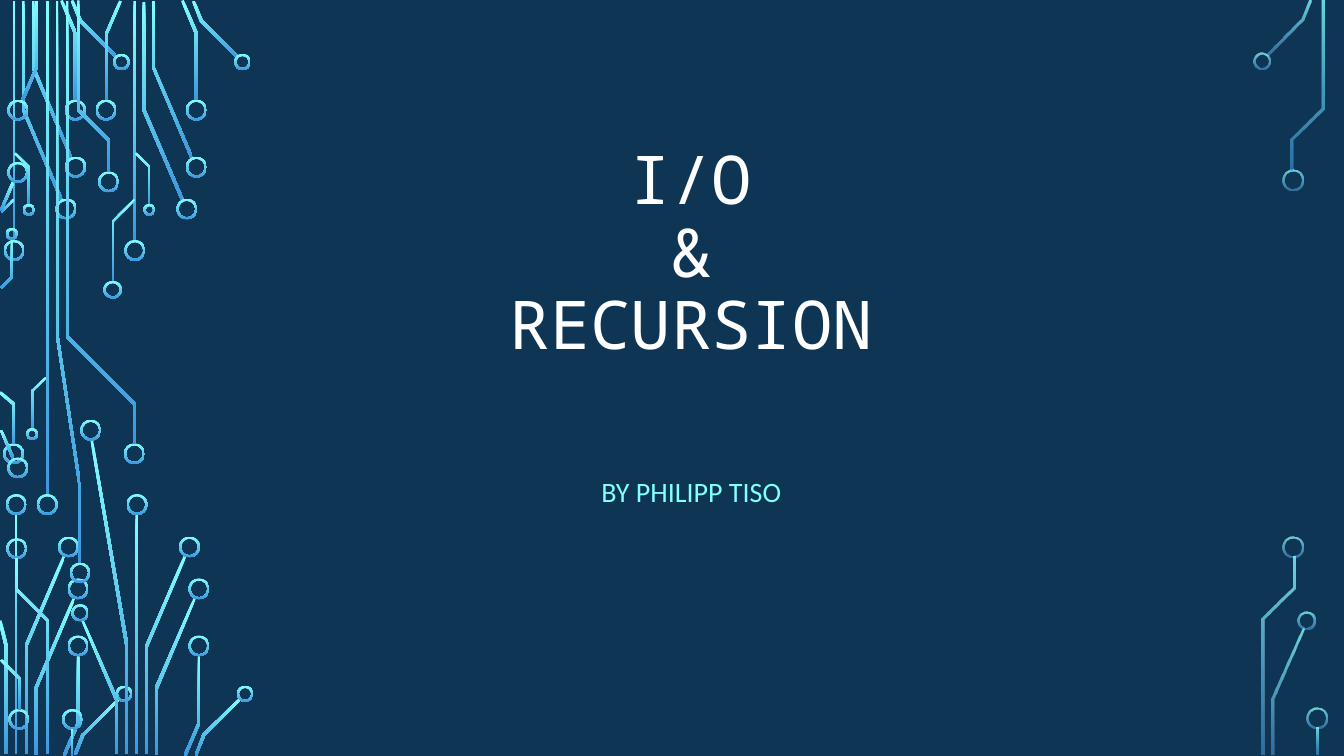
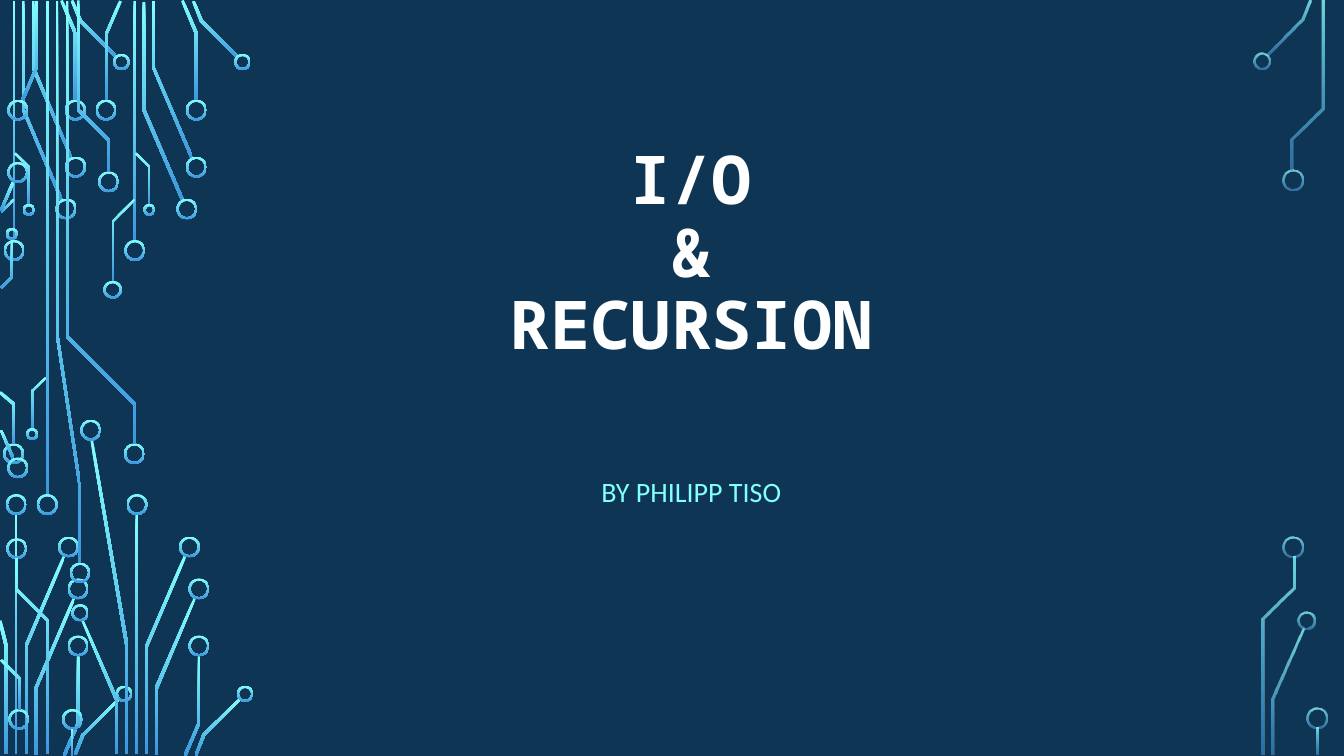
Before and after one commit to psypdt/ZIS_C-_Summer_Course_2019, a slide deck: slide 1 of Day_4/Day_4.pptx. Drawn at 1344x756 pixels with LibreOffice and Linux fonts; fonts in the diff are those of the drawing; background and template pictures are left out. Boxes give left, top, right and bottom in pixels: in the first picture for what was removed or moved away, otherwise in the second. Text is boxed around its words. In the diff, an @@ line names an element or a change of style, - is before the commit and + after.

```diff
--- a/Day_4/Day_4.pptx
+++ b/Day_4/Day_4.pptx
@@ title "I/O & RECURSION" at (510,155,873,350): bold on @@
```
Also in this commit, not shown: 4 other slides changed, 1 other file.
